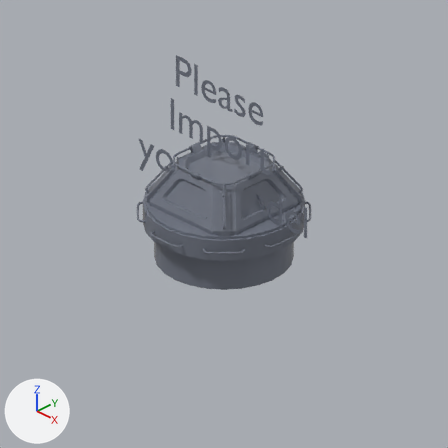
A saved change to the Blender file Parts/PAS-C Porthole/.blend/KSP2_IconGenerator (PAS-C _Porthole_).blend.
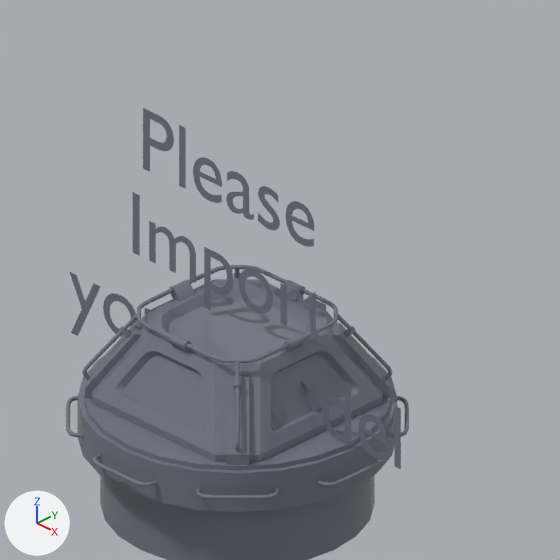
Old and new are each drawn from the file's camera 'Camera Setup3' and again close up on the part from 23% to 87% of the width and 0% to 64% of the height. Every picture has the same lights, and +X, +Y and +Z are marked at lower left.

The first close-up shows 'IMPORT YOUR MODEL!', 'PAS-C "Porthole"_low'.
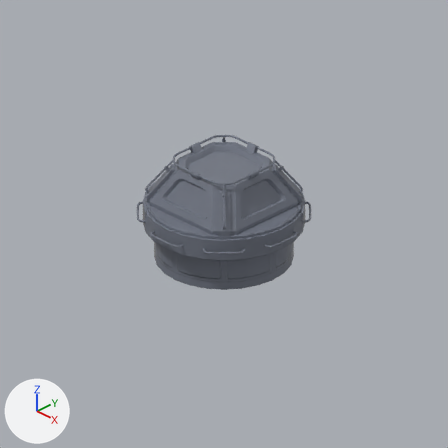
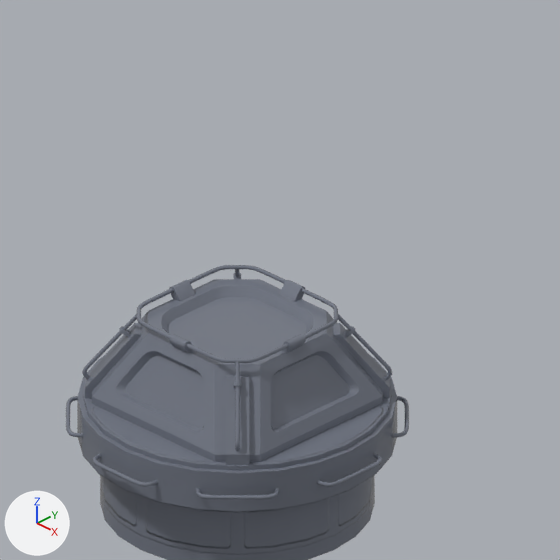
The newer file is also rescaled (x1.5), turned or shifted as a whole; pictures and numbers use the older file's frame.

Changed parts and their boxes [x1, y1, x2, y2] in the close-ups (560 x 560 px):
'IMPORT YOUR MODEL!', hidden: before [70, 108, 401, 469]

Edits to the bpy script that builds the scene:
```text
Change ob_import_your_model:
    add ob_import_your_model.hide_render = True
```
